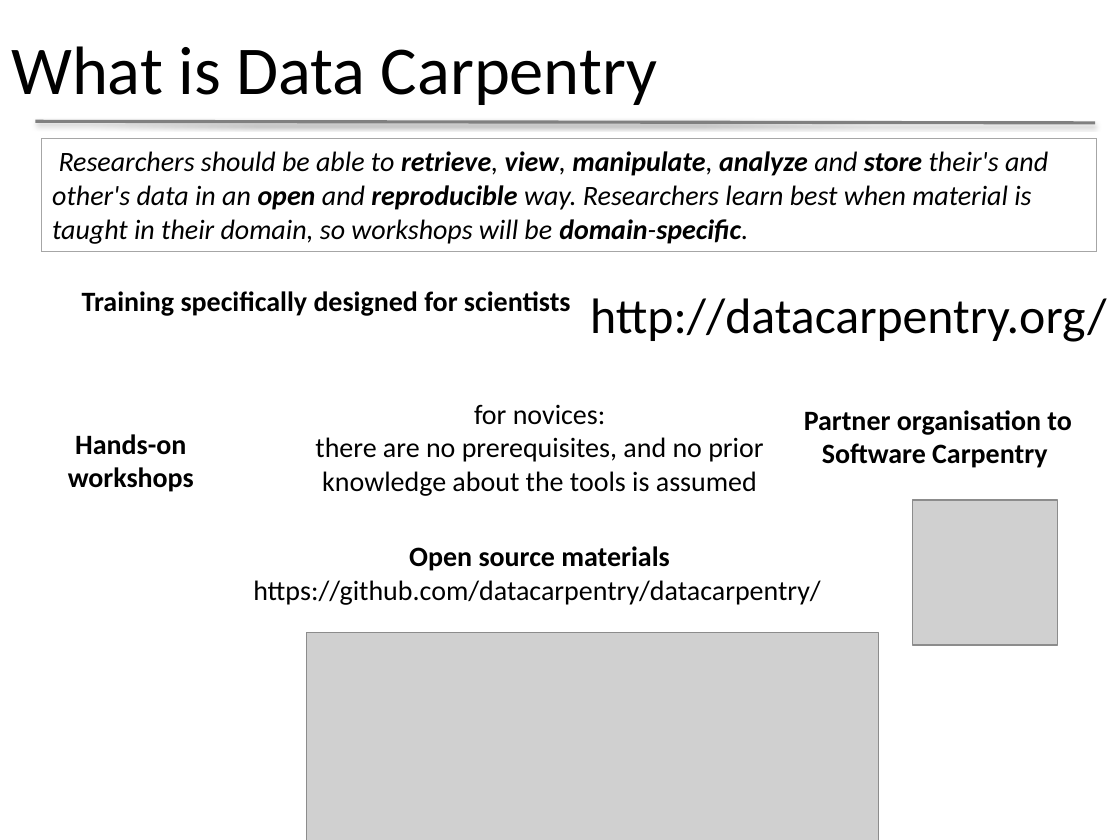
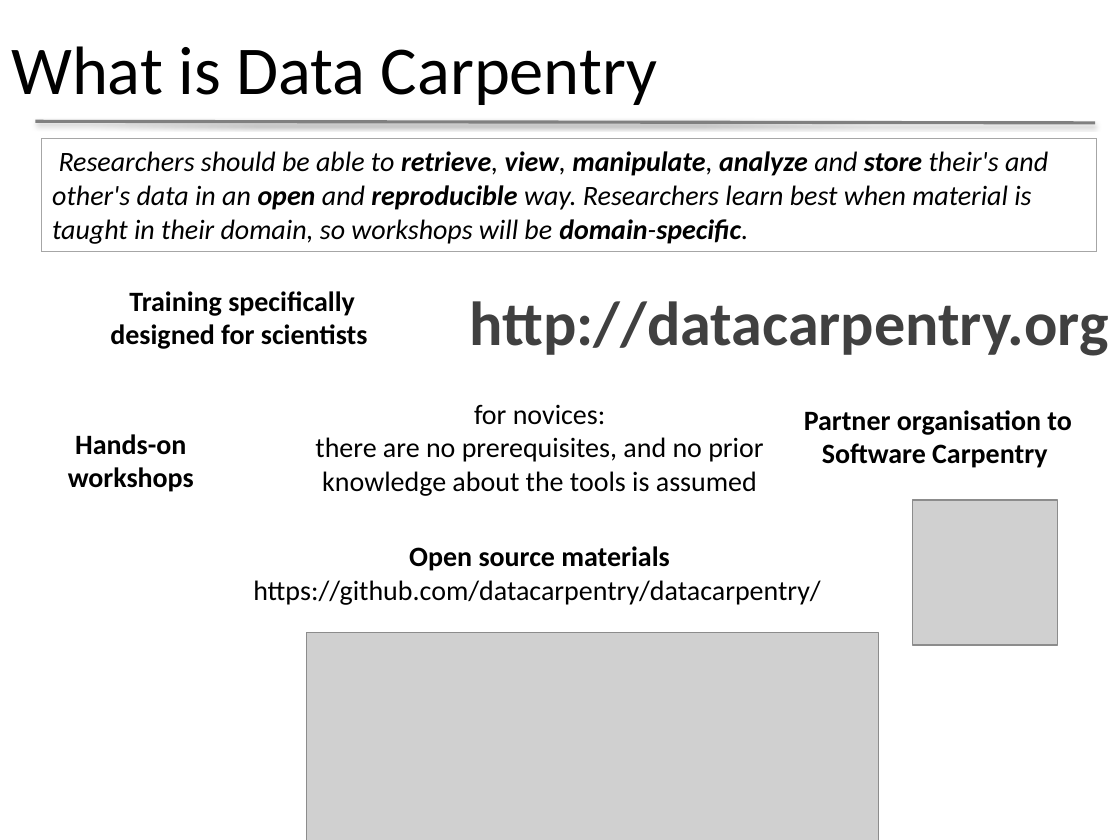
Before and after one commit to datacarpentry/presentations, a slide deck: slide 2 of IDCC2015_Data_Carpentry.pptx. Drawn at 1120x840 pixels with LibreOffice and Linux fonts; fonts in the diff are those of the drawing; grey boxes stand for pictures; background and template pictures are left out. Boxes give left, top, right and bottom in pixels: in the first picture for what was removed or moved away, otherwise in the second. Text is boxed around its words. In the diff, an @@ line names an element or a change of style, - is before the commit and + after.

```diff
--- a/IDCC2015_Data_Carpentry.pptx
+++ b/IDCC2015_Data_Carpentry.pptx
@@ text "Training specifically designed for scientists" rewrapped from bbox=[82, 291, 571, 316] to bbox=[110, 291, 368, 349] @@
@@ text at bbox=[470, 301, 1109, 356]: text changed; size 32 to 40 pt; text colour #000000 to #404040; bold on @@
-http://datacarpentry.org/
+http://datacarpentry.org
```
Also in this commit, not shown: 3 other slides changed.
